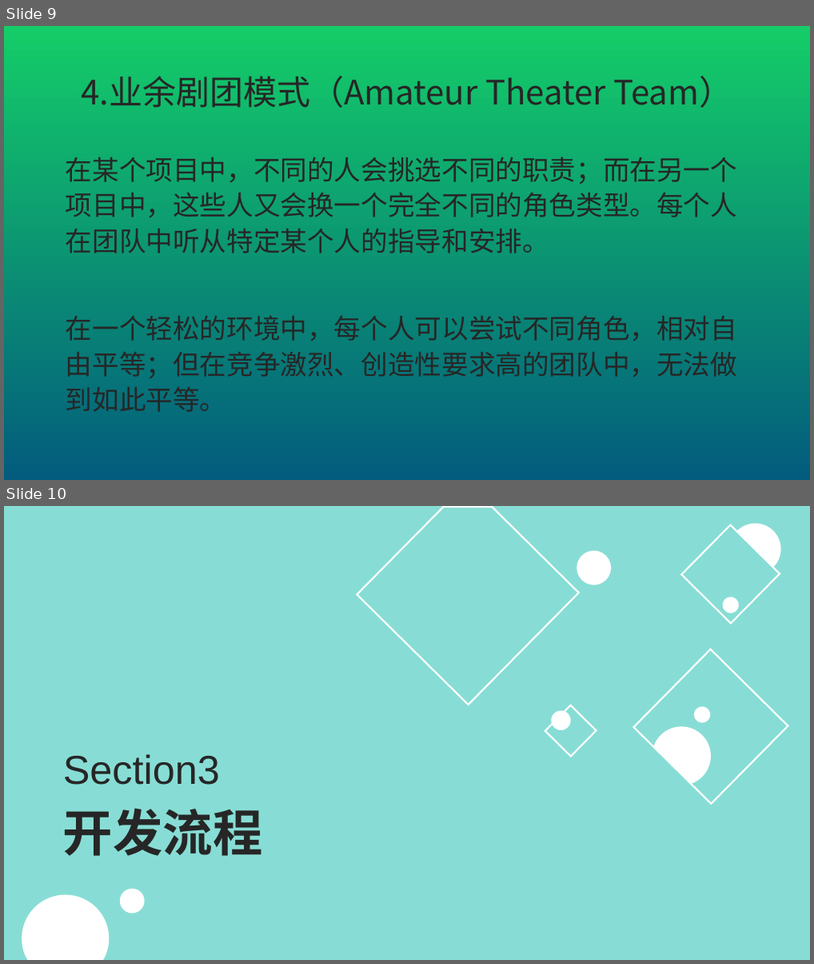
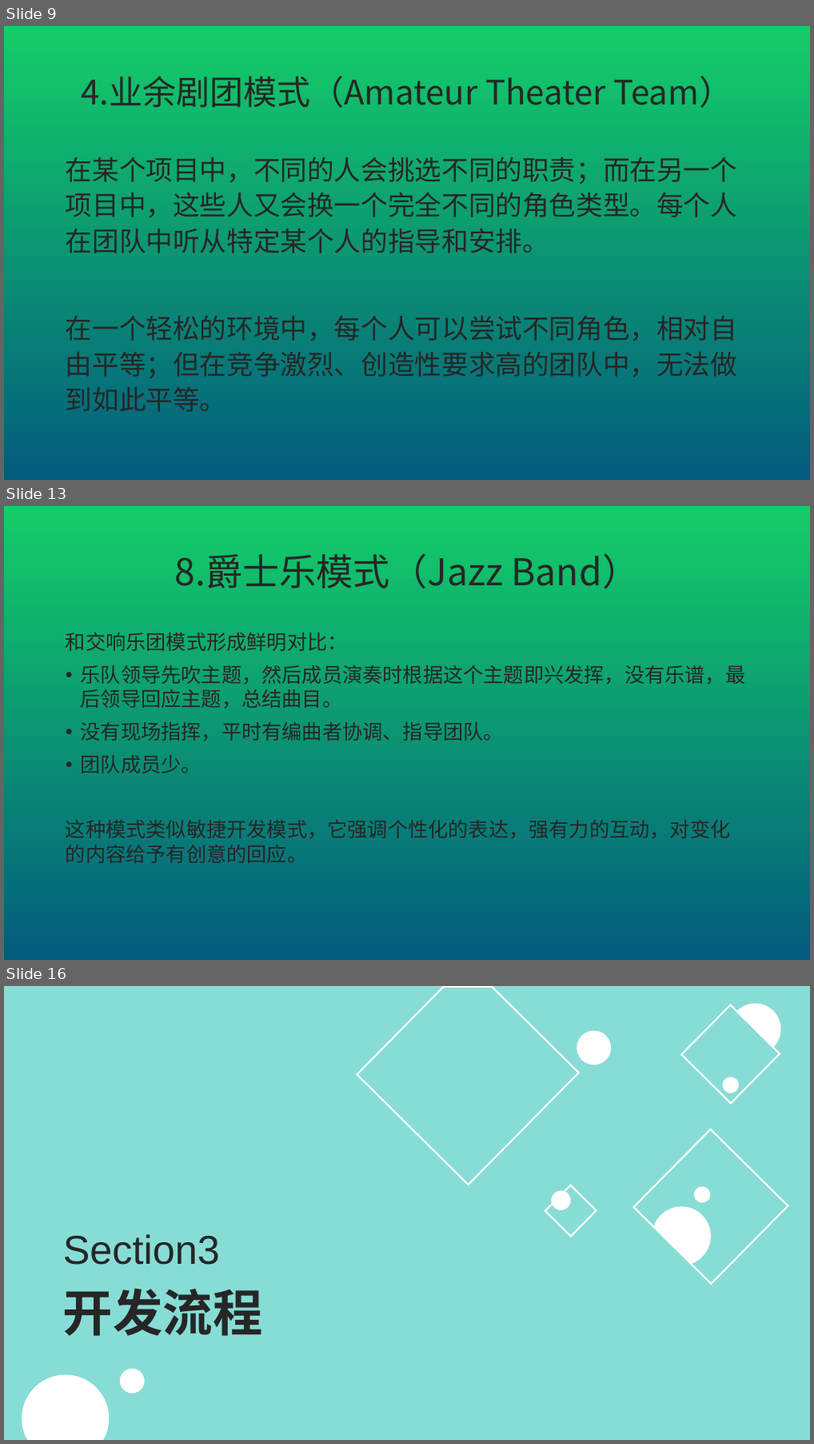
Before and after one commit to JFBabyHorse/learngit-and-BWESE, a slide deck: chapter5 团队和流程.pptx. Shown one above the other, each under a label of ours: slides 9 and 10 before the commit, slides 9, 13 and 16 after it; the slides between them are not shown. The pictures are 814x964 and 814x1444 pixels, drawn with LibreOffice and Linux fonts; fonts in the diff are those of the drawing. Boxes give left, top, right and bottom in pixels: in the first picture for what was removed or moved away, otherwise in the second. Text is boxed around its words. In the diff, an @@ line names an element or a change of style, - is before the commit and + after.

```diff
--- a/chapter5 团队和流程.pptx
+++ b/chapter5 团队和流程.pptx
@@ slide 13 added at (4, 506, 810, 960), background gradient #14CD68 to #035C7D @@
@@ title added at (175, 553, 640, 588), 44 pt, text #262626 @@
+8.爵士乐模式（Jazz Band）
@@ text added at (66, 632, 746, 863), 24 pt, text #262626 @@
+和交响乐团模式形成鲜明对比：
+• 乐队领导先吹主题，然后成员演奏时根据这个主题即兴发挥，没有乐谱，最后领导回应主题，总结曲目。
+• 没有现场指挥，平时有编曲者协调、指导团队。
+• 团队成员少。
+这种模式类似敏捷开发模式，它强调个性化的表达，强有力的互动，对变化的内容给予有创意的回应。
@@ what was slide 10 is now slide 16 @@
```
Also in this commit, not shown: 5 other slides added.
